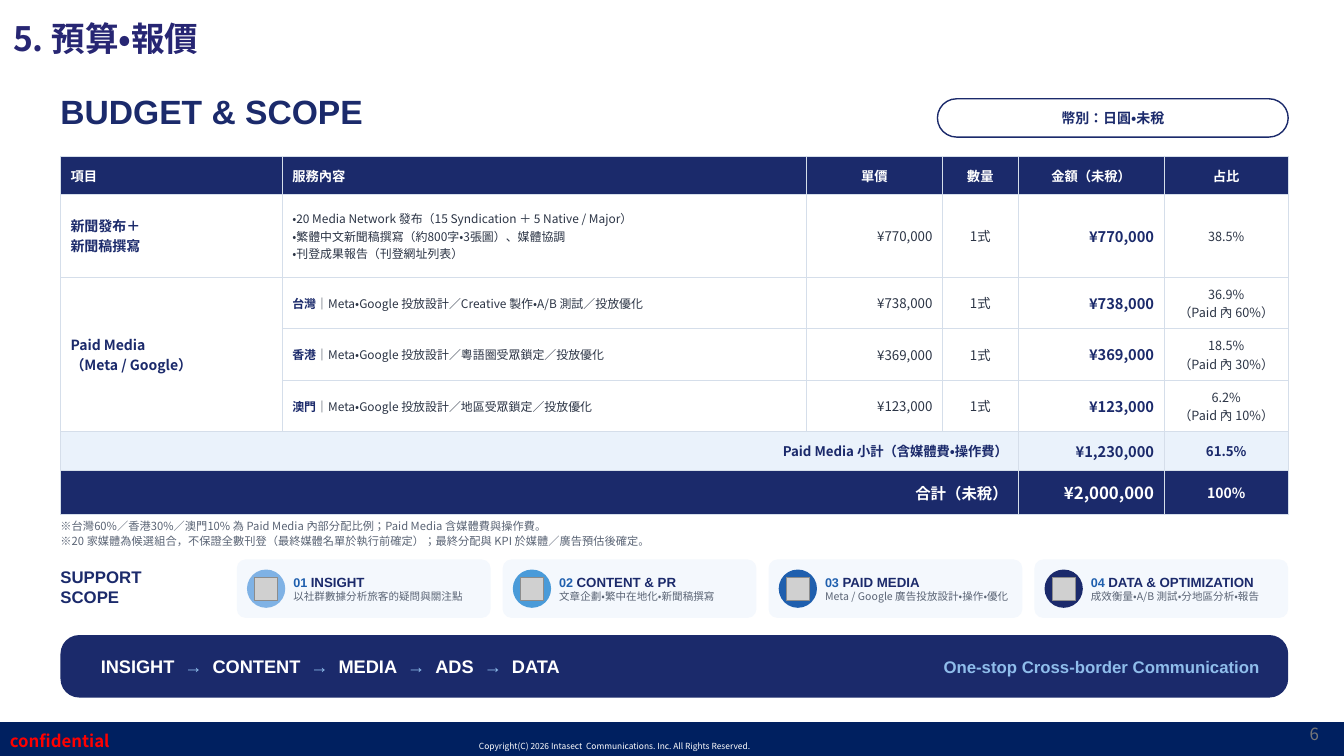
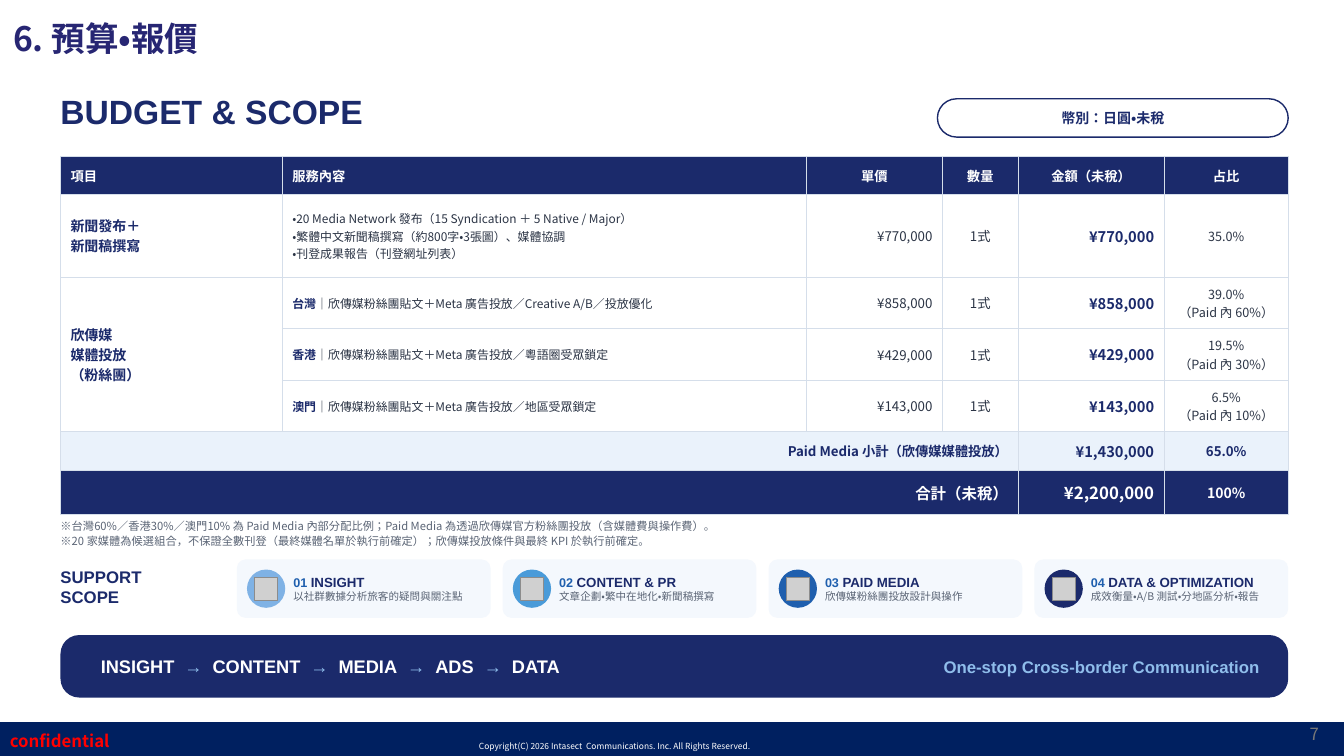
Before and after one commit to shelleychenyi/proposal, a slide deck: slide 7 of 神奈川縣/【Intasect】神奈川縣_台港澳2027年新年觀光禮儀宣導推廣企劃_202609_繁中版.pptx (slide 6 before the commit). Drawn at 1344x756 pixels with LibreOffice and Linux fonts; fonts in the diff are those of the drawing; grey boxes stand for pictures; background and template pictures are left out. Boxes give left, top, right and bottom in pixels: in the first picture for what was removed or moved away, otherwise in the second. Text is boxed around its words. In the diff, an @@ line names an element or a change of style, - is before the commit and + after.

```diff
--- a/神奈川縣/【Intasect】神奈川縣_台港澳2027年新年觀光禮儀宣導推廣企劃_202609_繁中版.pptx
+++ b/神奈川縣/【Intasect】神奈川縣_台港澳2027年新年觀光禮儀宣導推廣企劃_202609_繁中版.pptx
@@ text at [13, 22, 198, 54]: text changed @@
-5. 預算・報價
+6. 預算・報價
@@ table at [60, 156, 1289, 511] @@
-row 2, column 6: 38.5%
+row 2, column 6: 35.0%
-row 3: Paid Media / （Meta / Google） | 台灣｜Meta・Google 投放設計／Creative 製作・A/B 測試／投放優化 | ¥738,000 | 1式 | ¥738,000 | 36.9% / （Paid 內 60%）
+row 3: 欣傳媒 / 媒體投放 / （粉絲團） | 台灣｜欣傳媒粉絲團貼文＋Meta 廣告投放／Creative A/B／投放優化 | ¥858,000 | 1式 | ¥858,000 | 39.0% / （Paid 內 60%）
-row 4:  | 香港｜Meta・Google 投放設計／粵語圈受眾鎖定／投放優化 | ¥369,000 | 1式 | ¥369,000 | 18.5% / （Paid 內 30%）
+row 4:  | 香港｜欣傳媒粉絲團貼文＋Meta 廣告投放／粵語圈受眾鎖定 | ¥429,000 | 1式 | ¥429,000 | 19.5% / （Paid 內 30%）
-row 5:  | 澳門｜Meta・Google 投放設計／地區受眾鎖定／投放優化 | ¥123,000 | 1式 | ¥123,000 | 6.2% / （Paid 內 10%）
+row 5:  | 澳門｜欣傳媒粉絲團貼文＋Meta 廣告投放／地區受眾鎖定 | ¥143,000 | 1式 | ¥143,000 | 6.5% / （Paid 內 10%）
-row 6: Paid Media 小計（含媒體費・操作費） |  |  |  | ¥1,230,000 | 61.5%
+row 6: Paid Media 小計（欣傳媒媒體投放） |  |  |  | ¥1,430,000 | 65.0%
-row 7, column 5: ¥2,000,000
+row 7, column 5: ¥2,200,000
@@ text at [60, 520, 715, 546]: text changed @@
-※台灣60%／香港30%／澳門10% 為 Paid Media 內部分配比例；Paid Media 含媒體費與操作費。
-※20 家媒體為候選組合，不保證全數刊登（最終媒體名單於執行前確定）；最終分配與 KPI 於媒體／廣告預估後確定。
+※台灣60%／香港30%／澳門10% 為 Paid Media 內部分配比例；Paid Media 為透過欣傳媒官方粉絲團投放（含媒體費與操作費）。
+※20 家媒體為候選組合，不保證全數刊登（最終媒體名單於執行前確定）；欣傳媒投放條件與最終 KPI 於執行前確定。
@@ text at [825, 591, 963, 601]: text changed @@
-Meta / Google 廣告投放設計・操作・優化
+欣傳媒粉絲團投放設計與操作
@@ page number at [1310, 728, 1319, 740]: text changed @@
-6
+7
```
Also in this commit, not shown: 2 other slides changed, 1 slide added, 2 other files.
